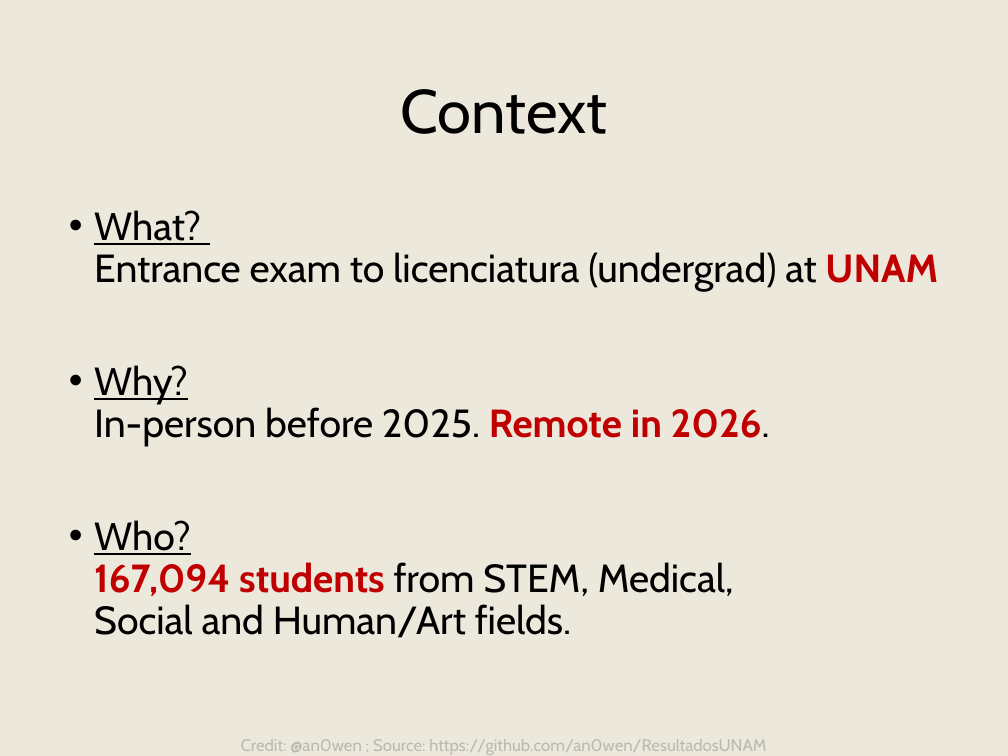
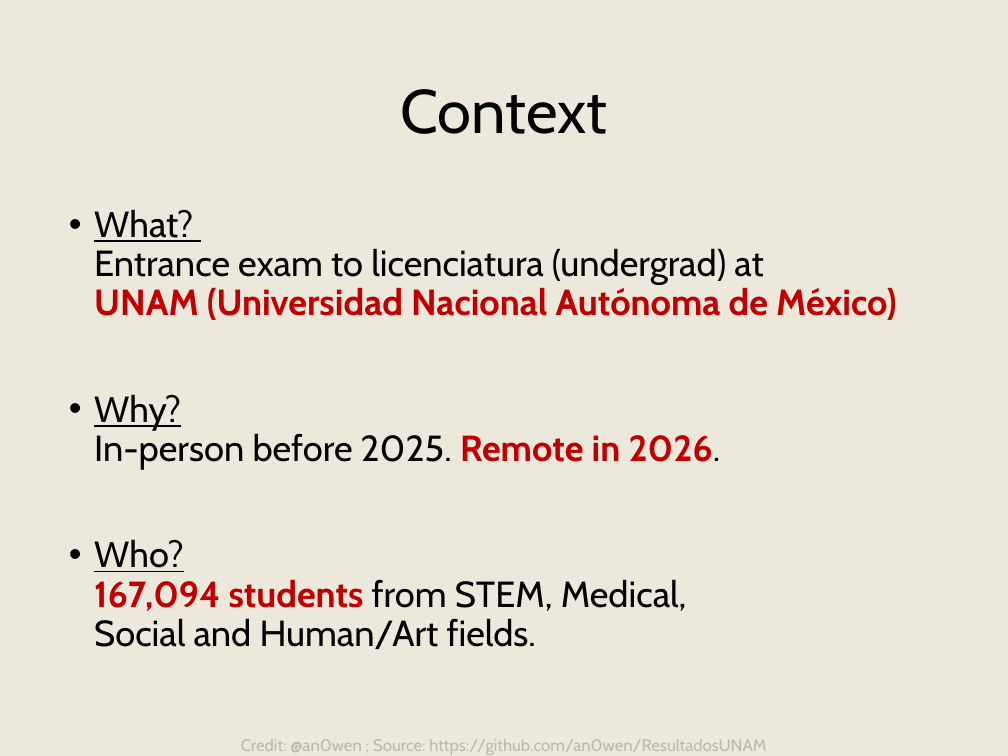
Before and after one commit to agn3si/ResultadosUNAM---data, a slide deck: slide 2 of analysis/percentage-atypical/presentation/presentation.pptx. Drawn at 1008x756 pixels with LibreOffice and Linux fonts; fonts in the diff are those of the drawing. Boxes give left, top, right and bottom in pixels: in the first picture for what was removed or moved away, otherwise in the second. Text is boxed around its words. In the diff, an @@ line names an element or a change of style, - is before the commit and + after.

```diff
--- a/analysis/percentage-atypical/presentation/presentation.pptx
+++ b/analysis/percentage-atypical/presentation/presentation.pptx
@@ text at (94, 209, 896, 320): text changed; size 28 to 25.9 pt @@
-• What?
-  Entrance exam to licenciatura (undergrad) at UNAM
+• What?
+  Entrance exam to licenciatura (undergrad) at
+  UNAM (Universidad Nacional Autónoma de México)
@@ text at (94, 394, 721, 649): size 28 to 25.9 pt in "Why? In-person before 2025. Remote in 2026.", "Who? 167,094 students from STEM, Medical, Social ..." @@
```
Also in this commit, not shown: 5 other slides changed, 10 other files.
